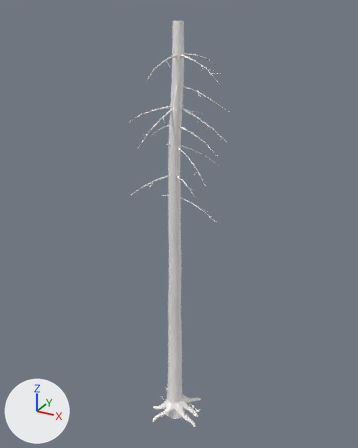
An edit to the glTF model nuri/public/models/trees/snag_9_lod1.glb, drawn before and after from the same camera.
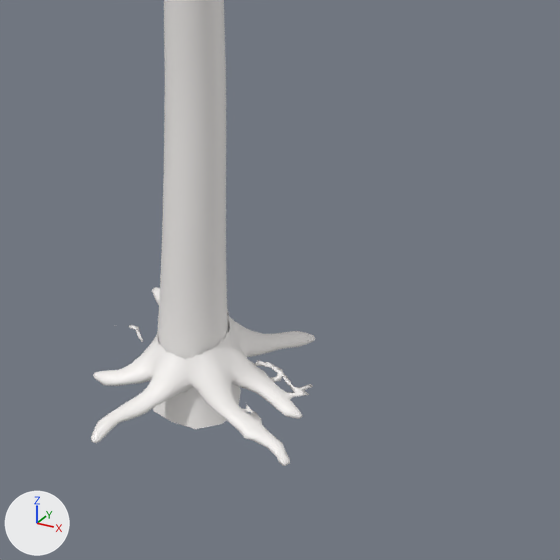
Each version is shown whole from a 50 mm lens placed at (6.18, -10.96, 11.97), pointed at (0.08, 0.13, 6.42), then close up on the part from 37% to 71% of the width and 73% to 100% of the height. Lighting does not change. The marker at lower left points along +X, +Y and +Z. The older version's two pictures come first. Vertices at exactly the same position are counted once.

Names of what the first close-up shows: 'snag9_bark'.
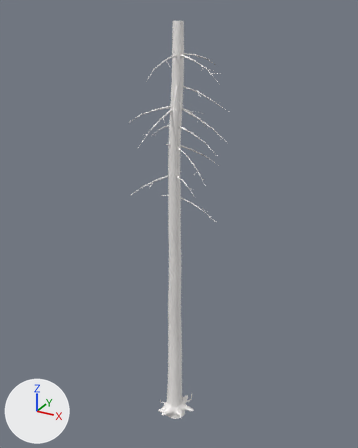
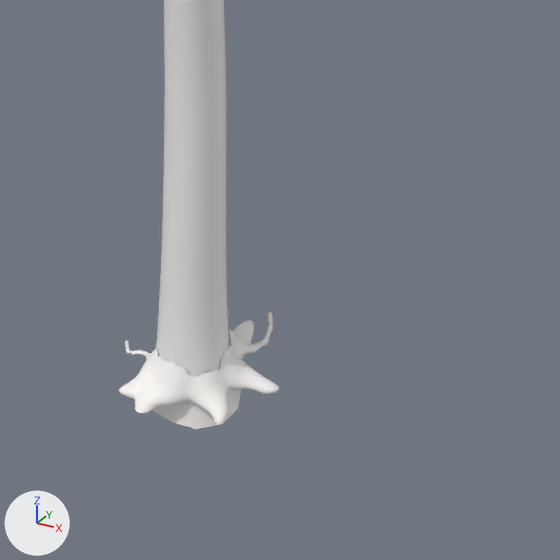
Where the change shows, as pixel boxes [x1, y1, x2, y2] in the close-ups (560 x 560 px; the box of a moved part takes in the faces that stretch with it):
'snag9_bark', reshaped
    before: [91, 0, 315, 466]
    after: [119, 0, 279, 429]
part 1 of me_snag9_bark, deleted
    before: [129, 325, 143, 342]
part 2 of me_snag9_bark, moved or reshaped
    before: [91, 287, 315, 466]
    after: [119, 312, 279, 425]

Diff of the bpy script that builds the scene:
```diff
--- a/nuri/public/models/trees/snag_9_lod1.glb.py
+++ b/nuri/public/models/trees/snag_9_lod1.glb.py
@@ me_snag9_bark @@
 # used by ob_snag9_bark; location = (0.0, 0.0, 0.0)
-me_snag9_bark.from_pydata(...)  # 1973 vertices, 3259 faces; spans x -1.37..1.73, y -1.83..1.44, z -0.32..11.67
+me_snag9_bark.from_pydata(...)  # 1999 vertices, 3262 faces; spans x -1.37..1.73, y -1.83..1.44, z -0.32..11.67
+# me_snag9_bark part 1: the loose piece of 12 vertices spanning x -0.6..-0.42, y -0.02..0.1, z -0.01..0.01 is deleted
+# me_snag9_bark part 2: 11 vertices moved from x -0.4..0.59, y -0.32..0.13, z -0.06..0.1 to x -0.32..0.59, y -0.29..0.11, z -0.07..0.05; 977 vertices removed from x -0.66..1.01, y -0.96..0.78, z -0.08..0.36; 1024 vertices added at x -0.56..0.63, y -0.55..0.73, z -0.08..0.24
+# other edits to the shape of me_snag9_bark do not show in these pictures
 me_snag9_bark.materials.append(mat_defaultmaterial)
```
